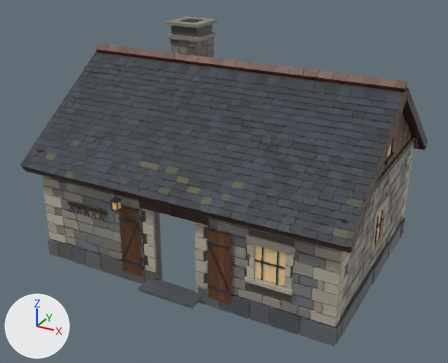
Before and after pictures for a commit that changed the glTF model assets/models/smith.glb.
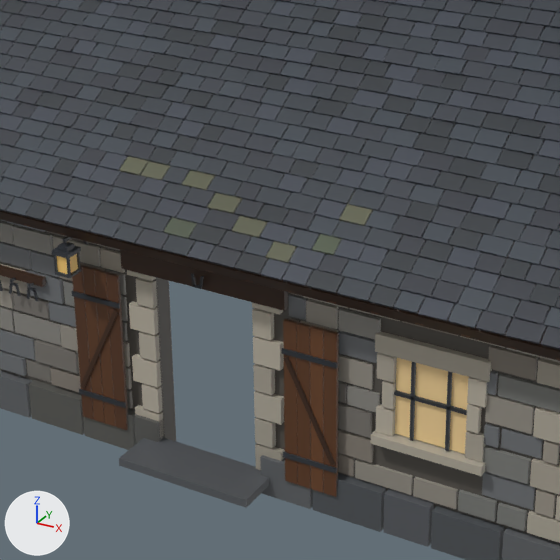
Old and new are each drawn whole from a 50 mm camera at (9.94, -18.8, 11.71) aimed at (0.01, -0.75, 2.68) and again close up on the part from 20% to 72% of the width and 26% to 91% of the height. Lighting does not change. The marker at lower left points along +X, +Y and +Z. The first two pictures are the older version. Vertices at exactly the same position are counted once.

The scene before the commit, as lines of its bpy script (objects in view):
```python
me_smith_glass = bpy.data.meshes.new('smith_glass')
me_smith_glass.from_pydata(...)  # 80 vertices, 120 faces; spans x -5.59..5.59, y -4.03..4.03, z 1.34..5.04
me_smith_glass.materials.append(mat_defaultmaterial)
me_smith_shell = bpy.data.meshes.new('smith_shell')
me_smith_shell.from_pydata(...)  # 18749 vertices, 24110 faces; spans x -5.97..5.97, y -4.75..4.66, z -0.2..7.64
me_smith_shell.materials.append(mat_defaultmaterial_002)
ob_smith_glass = bpy.data.objects.new('smith_glass', me_smith_glass)
ob_smith_glass.location = (0.0, 0.0, 0.0)
ob_smith_shell = bpy.data.objects.new('smith_shell', me_smith_shell)
ob_smith_shell.location = (0.0, 0.0, 0.0)
```
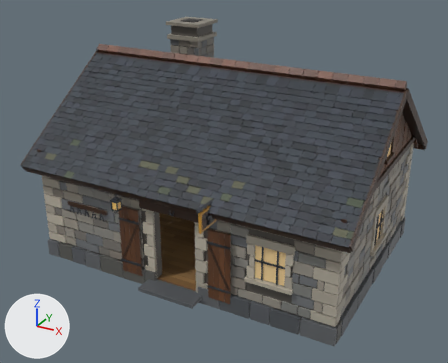
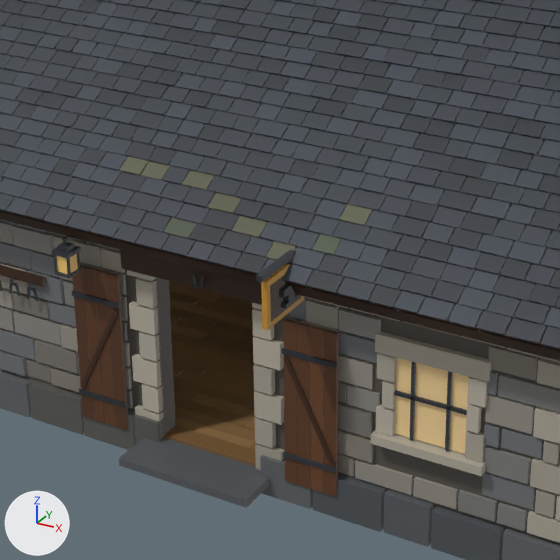
Changed parts and their boxes [x1, y1, x2, y2] in the close-ups (560 x 560 px):
'smith_interior', added (brown)
    after: [164, 281, 257, 467]
part 1 of me_smith_shell, added (brown)
    after: [261, 264, 304, 330]
part 2 of me_smith_shell, added
    after: [270, 276, 301, 322]
part 3 of me_smith_shell, added
    after: [279, 284, 293, 298]
part 4 of me_smith_shell, added
    after: [283, 290, 295, 303]
part 5 of me_smith_shell, added
    after: [281, 295, 297, 309]
part 6 of me_smith_shell, added
    after: [256, 249, 296, 282]
part 7 of me_smith_shell, recoloured
    both: [158, 247, 360, 469]

Patch to the scene script:
```diff
--- a/assets/models/smith.glb.py
+++ b/assets/models/smith.glb.py
@@ mat_defaultmaterial_004 @@
+mat_defaultmaterial_004 = bpy.data.materials.new('DefaultMaterial.004')
+mat_defaultmaterial_004.use_nodes = True; mat_defaultmaterial_004.node_tree.nodes.clear()
+_N = mat_defaultmaterial_004.node_tree.nodes; _L = mat_defaultmaterial_004.node_tree.links
+n0 = _N.new('ShaderNodeOutputMaterial'); n0.name = 'Material Output'
+n1 = _N.new('ShaderNodeBsdfPrincipled'); n1.name = 'Principled BSDF'
+n2 = _N.new('ShaderNodeVertexColor'); n2.name = 'Color Attribute'
+_L.new(n1.outputs[0], n0.inputs[0])  # 'BSDF' to 'Surface'
+_L.new(n2.outputs[0], n1.inputs[0])  # 'Color' to 'Base Color'
@@ me_smith_shell @@
 # used by ob_smith_shell; location = (0.0, 0.0, 0.0)
-me_smith_shell.from_pydata(...)  # 18749 vertices, 24110 faces; spans x -5.97..5.97, y -4.75..4.66, z -0.2..7.64
+me_smith_shell.from_pydata(...)  # 18853 vertices, 24266 faces; spans x -5.97..5.97, y -5.12..4.66, z -0.2..7.64
+# me_smith_shell part 1: a new loose piece, a box spanning x 1.512..1.59, y -5.012..-4.09, z 2.98..3.641, in mat_defaultmaterial_004
+# me_smith_shell part 2: a new loose piece, a box spanning x 1.508..1.594, y -4.93..-4.172, z 3.059..3.559, in mat_defaultmaterial_004
+# me_smith_shell part 3: a new loose piece, a box spanning x 1.57..1.67, y -4.73..-4.37, z 3.32..3.42, in mat_defaultmaterial_004
+# me_smith_shell part 4: a new loose piece, a box spanning x 1.57..1.67, y -4.63..-4.47, z 3.21..3.33, in mat_defaultmaterial_004
+# me_smith_shell part 5: a new loose piece, a box spanning x 1.57..1.672, y -4.691..-4.41, z 3.148..3.211, in mat_defaultmaterial_004
+# me_smith_shell part 6
+# 16 vertices are added at x 1.51..1.59, y -5.12..-3.9, z 3.28..3.77
+# 24 new faces join them
+# me_smith_shell part 7: 24110 faces spanning x -5.97..5.97, y -4.75..4.66, z -0.2..7.64 switch from mat_defaultmaterial_002 to mat_defaultmaterial_004
+# other edits to the shape of me_smith_shell do not show in these pictures
@@ me_smith_interior @@
+me_smith_interior.from_pydata(...)  # 3348 vertices, 5012 faces; spans x -5.2..5.2, y -4.0..3.8, z 0.11..4.56
+me_smith_interior.materials.append(mat_defaultmaterial_002)
@@ ob_smith_interior @@
+ob_smith_interior = bpy.data.objects.new('smith_interior', me_smith_interior)
+ob_smith_interior.location = (0.0, 0.0, 0.0)
```
